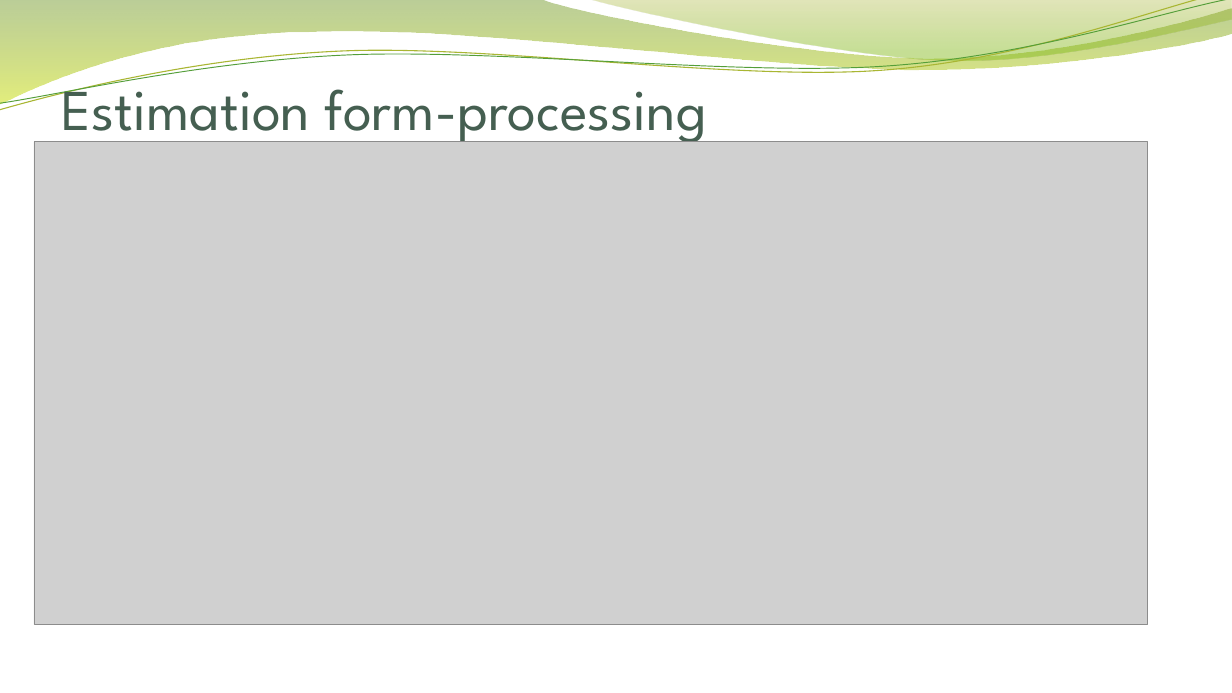
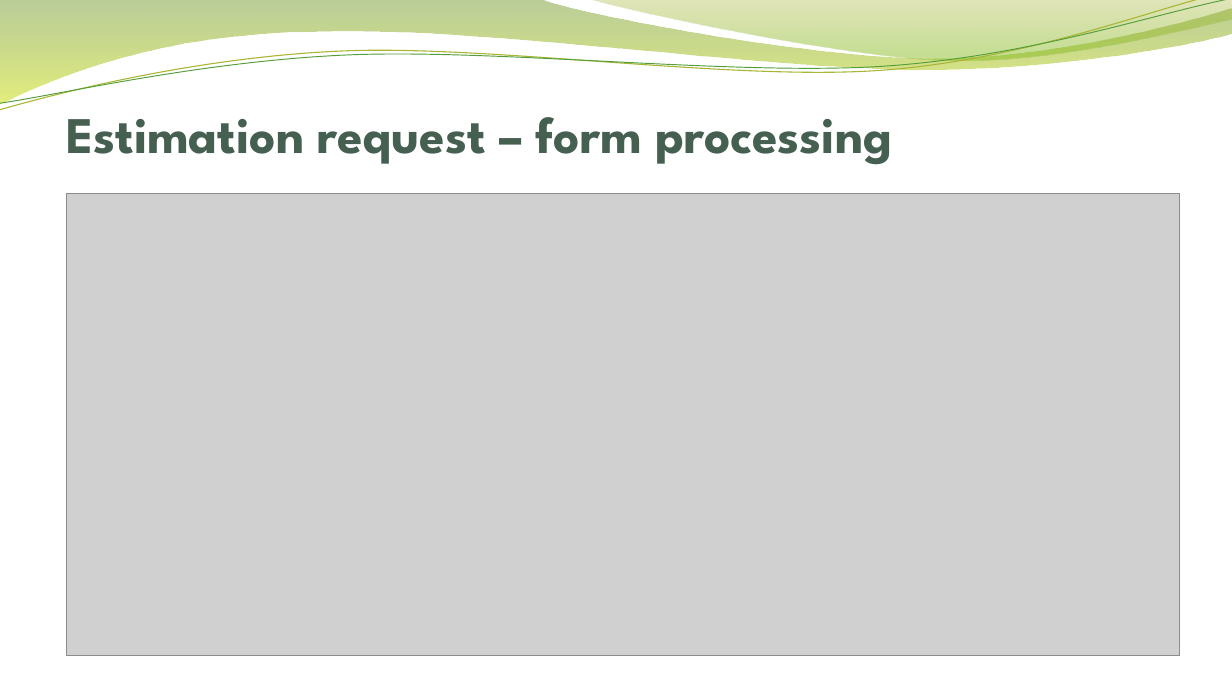
Before and after one commit to QianGaoProject/php, a slide deck: slide 1 of presentation/easy move_DF.pptx. Drawn at 1232x693 pixels with LibreOffice and Linux fonts; fonts in the diff are those of the drawing; grey boxes stand for pictures; background and template pictures are left out. Boxes give left, top, right and bottom in pixels: in the first picture for what was removed or moved away, otherwise in the second. Text is boxed around its words. In the diff, an @@ line names an element or a change of style, - is before the commit and + after.

```diff
--- a/presentation/easy move_DF.pptx
+++ b/presentation/easy move_DF.pptx
@@ title at (66, 117, 892, 165): text changed; size 45 to 40 pt; bold on @@
-Estimation form-processing
+Estimation request – form processing
@@ picture: place and size @@
-picture at (34, 142, 1148, 625)
+picture at (67, 194, 1180, 656)
```
Also in this commit, not shown: 9 other slides changed, 4 other files.
